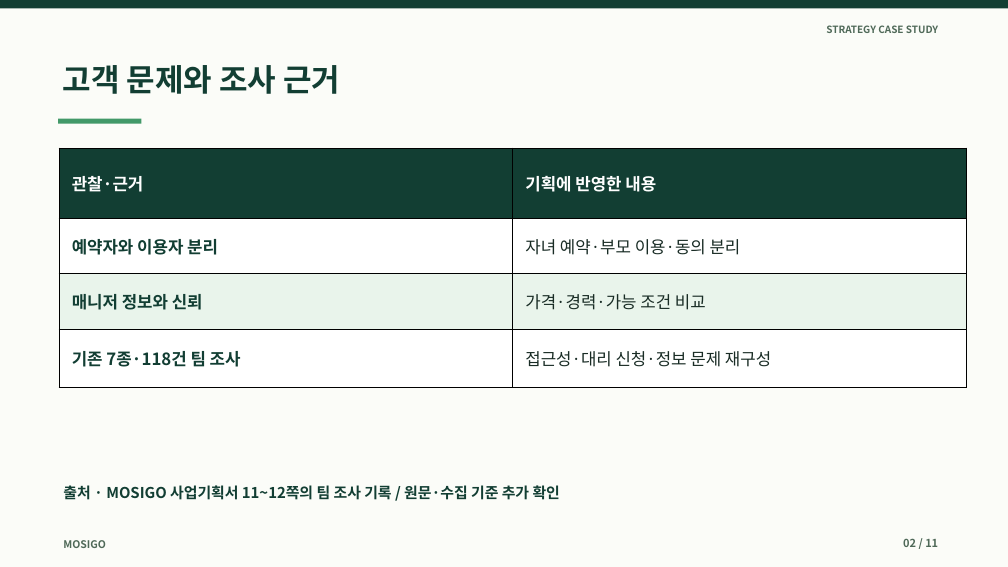
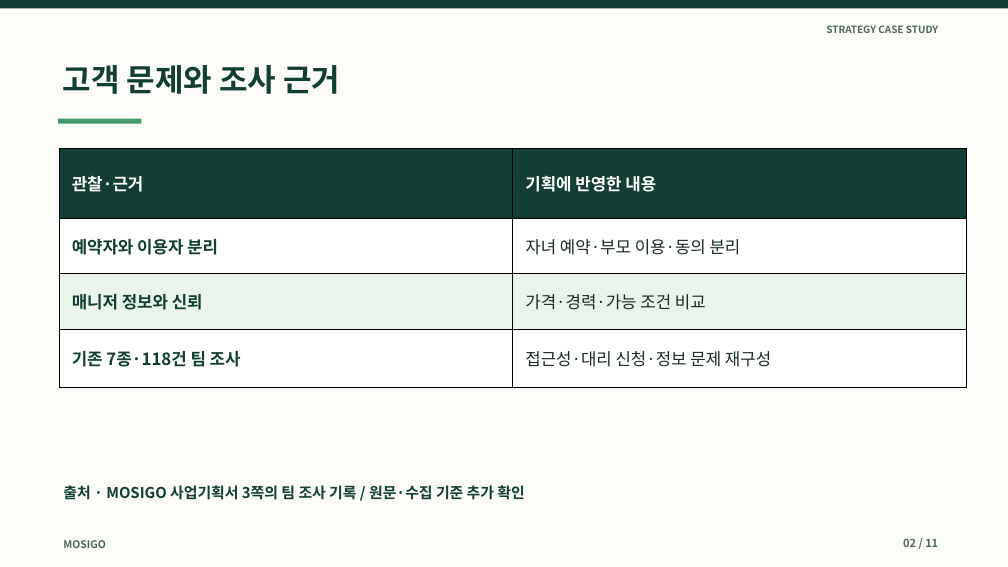
Before and after one commit to dohyunkimmm/mosigo-case-study, a slide deck: slide 2 of downloads/mosigo_report.pptx. Drawn at 1008x567 pixels with LibreOffice and Linux fonts; fonts in the diff are those of the drawing. Boxes give left, top, right and bottom in pixels: in the first picture for what was removed or moved away, otherwise in the second. Text is boxed around its words. In the diff, an @@ line names an element or a change of style, - is before the commit and + after.

```diff
--- a/downloads/mosigo_report.pptx
+++ b/downloads/mosigo_report.pptx
@@ text at (x1=63, y1=485, x2=524, y2=500): text changed @@
-출처 · MOSIGO 사업기획서 11~12쪽의 팀 조사 기록 / 원문·수집 기준 추가 확인
+출처 · MOSIGO 사업기획서 3쪽의 팀 조사 기록 / 원문·수집 기준 추가 확인
```
Also in this commit, not shown: 1 other file.
